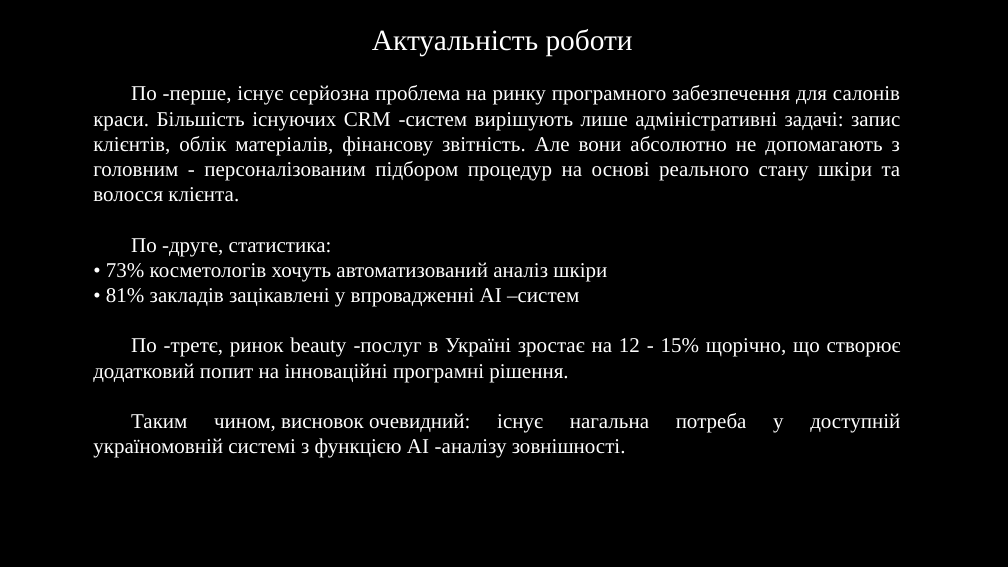
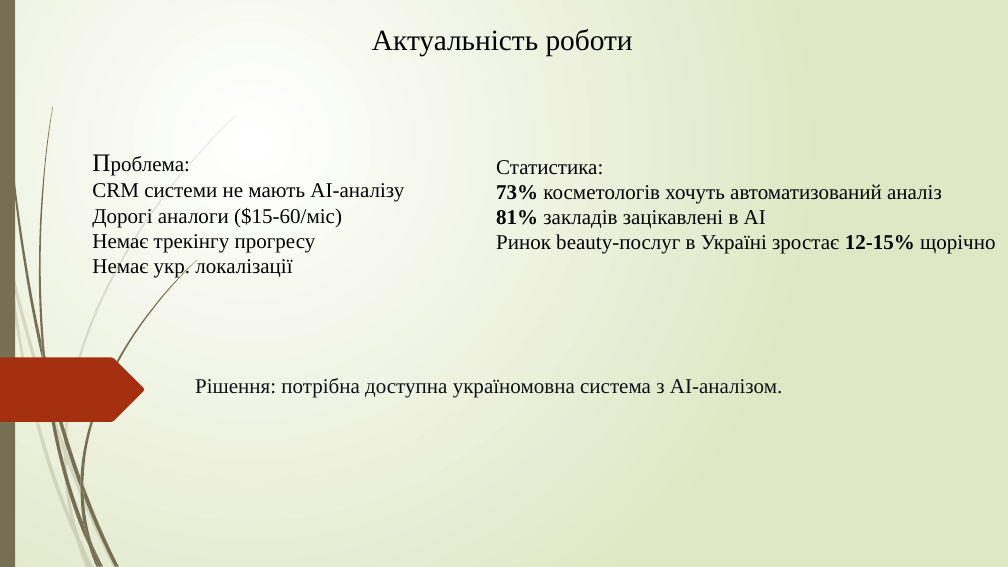
Before and after one commit to NureSheikoAndrii/2026_kkp-project, a slide deck: slide 3 of 2026_Б_ПІ_ПЗПІ-23-7_Шейко_А_О.pptx. Drawn at 1008x567 pixels with LibreOffice and Linux fonts; fonts in the diff are those of the drawing; background and template pictures are left out. Boxes give left, top, right and bottom in pixels: in the first picture for what was removed or moved away, otherwise in the second. Text is boxed around its words. In the diff, an @@ line names an element or a change of style, - is before the commit and + after.

```diff
--- a/2026_Б_ПІ_ПЗПІ-23-7_Шейко_А_О.pptx
+++ b/2026_Б_ПІ_ПЗПІ-23-7_Шейко_А_О.pptx
@@ background #000000 to gradient #FFFFFF to #DFE8C4 @@
@@ rectangle added at (0, 0, 15, 567), fill #766F54 @@
@@ text "Актуальність роботи" at (372, 29, 633, 56): text colour #FFFFFF to #000000 @@
@@ text removed at (93, 85, 901, 458) @@
-По -перше, існує серйозна проблема на ринку програмного забезпечення для салонів краси. Більшість існуючих CRM -систем вирішують лише адміністративні задачі: запис клієнтів, облік матеріалів, фінансову звітність. Але вони абсолютно не допомагають з головним - персоналізованим підбором процедур на основі реального стану шкіри та волосся клієнта.
-По -друге, статистика:
-• 73% косметологів хочуть автоматизований аналіз шкіри
-• 81% закладів зацікавлені у впровадженні AI –систем
-По -третє, ринок beauty -послуг в Україні зростає на 12 - 15% щорічно, що створює додатковий попит на інноваційні програмні рішення.
-Таким чином, висновок очевидний: існує нагальна потреба у доступній україномовній системі з функцією AI -аналізу зовнішності.
@@ text added at (496, 160, 995, 254), 20 pt, text #000000 @@
+Статистика:
+73% косметологів хочуть автоматизований аналіз
+81% закладів зацікавлені в AI
+Ринок beauty-послуг в Україні зростає 12-15% щорічно
@@ text added at (92, 183, 404, 278), 20 pt, text #000000 @@
+Проблема:
+CRM системи не мають AI-аналізу
+Дорогі аналоги ($15-60/міс)
+Немає трекінгу прогресу
+Немає укр. локалізації
@@ freeform shape added at (0, 358, 144, 422), fill #A53010 @@
@@ text added at (195, 378, 782, 398), 20 pt, text #0F1115 @@
+Рішення: потрібна доступна україномовна система з AI-аналізом.
@@ group added at (0, 116, 236, 567): 10 freeform shapes @@
@@ group added at (2, 0, 197, 567): 12 freeform shapes @@
```
Also in this commit, not shown: 12 other slides changed, 4 slides added, 2 slides removed.
